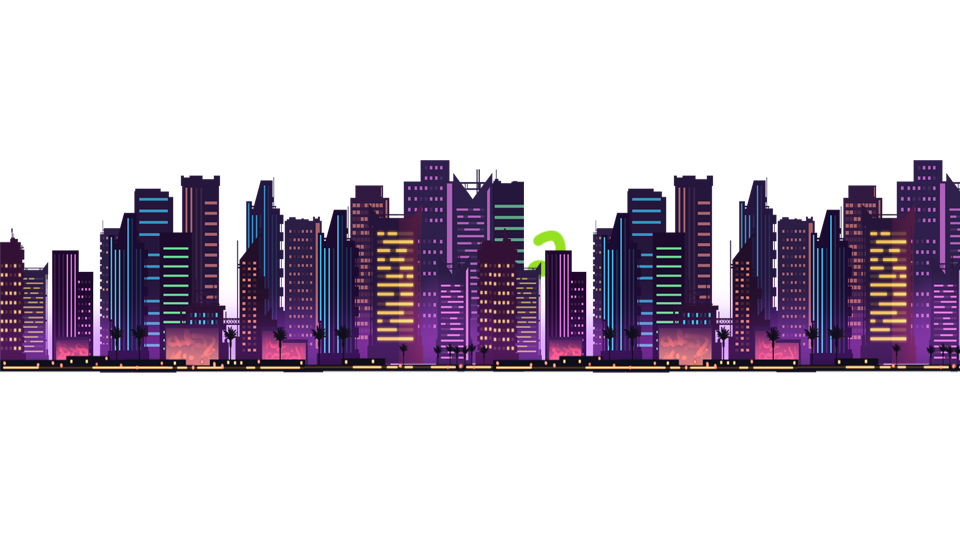
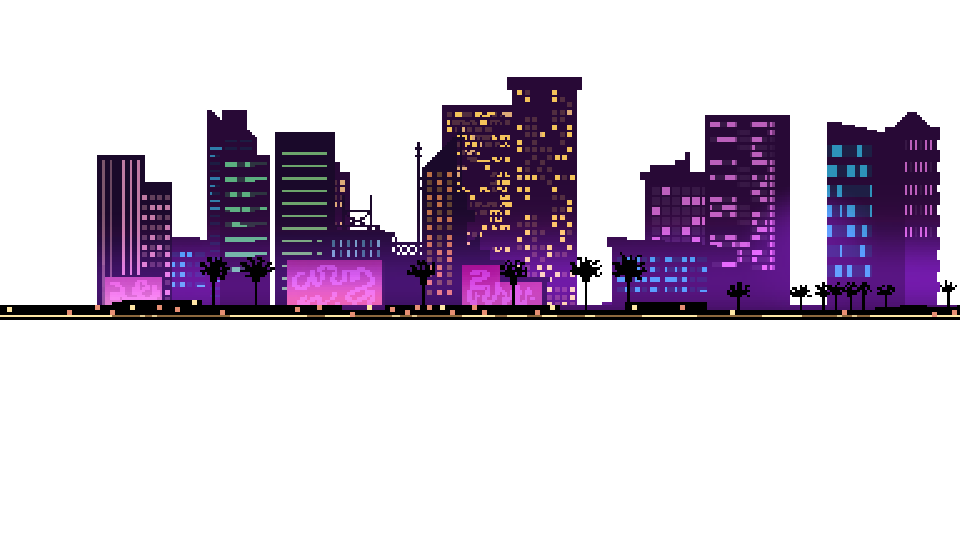
Before/after of a 960 × 540 layered artwork. What changed in the layer stack:
removed layer "图层 2" over <box>0,160,960,373</box>
removed layer "图层 1" over <box>526,229,573,281</box>
added layer "图层 3" above "已插入图像" over <box>0,252,960,320</box>
added layer "已插入图像" (1st of 2) above "已插入图像" over <box>0,115,960,320</box>
added layer "已插入图像" (2nd of 2) over <box>0,77,960,320</box>
